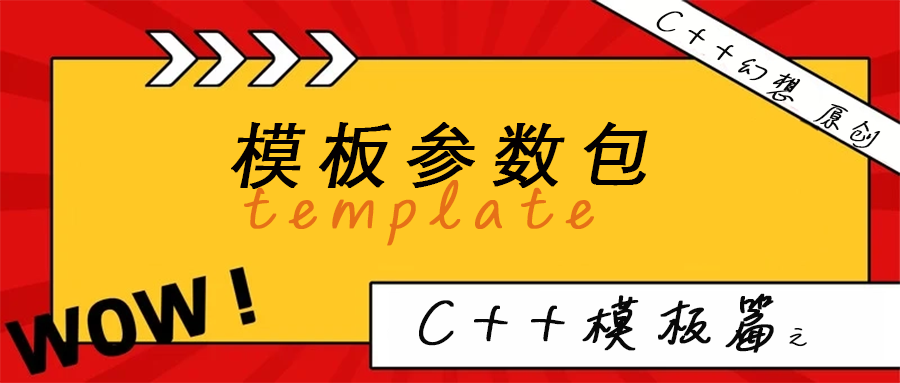
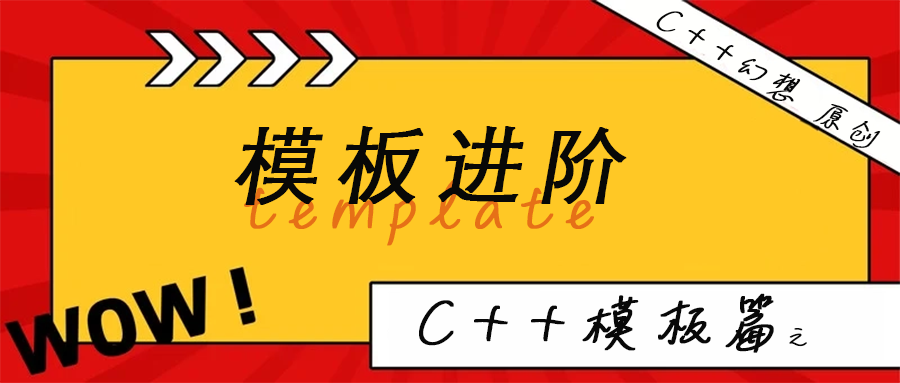
Layer changes from the first w=900, h=383 image to the second:
added layer "模板进阶" above "模板参数包" over [234, 126, 627, 205]
hid "模板参数包" over [231, 122, 648, 189]
